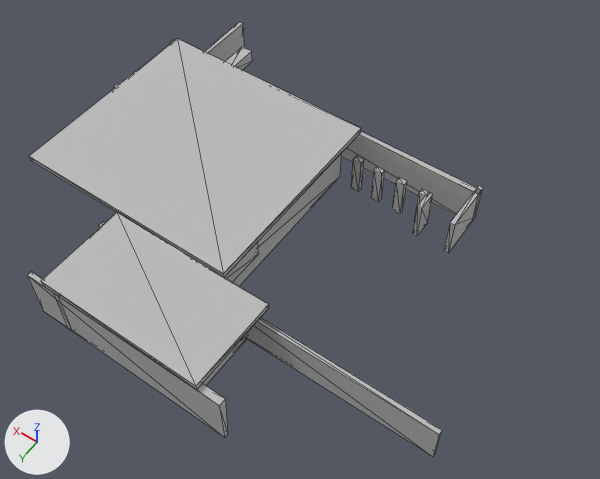
What one commit did to the OBJ model FIT2096 - Week 7/Assets/Meshes/level.obj.
The view is the same before and after, from a 50 mm camera at (-38.8, 26.1, 71.6) aimed at (-6.6, -19.0, 0.8). The axes (+X, +Y, +Z) are drawn at lower left. The lights are the same throughout. Mesh edges are drawn as thin lines. Where no turn or scale is listed for an object, it has been applied to the vertices. Vertices at the same position are counted once.

Names of what the first picture shows: 'level'.
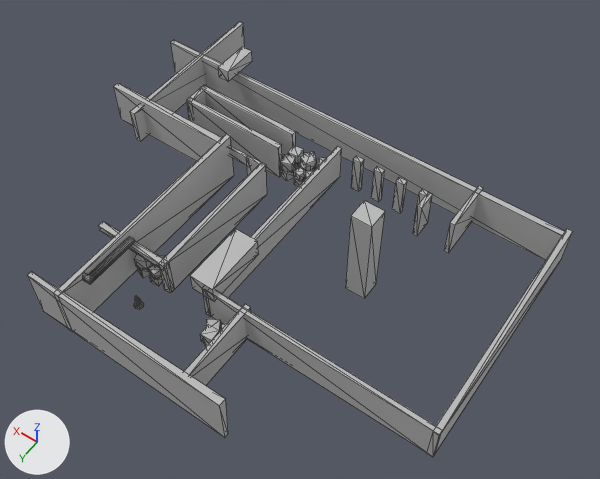
Changed parts and their boxes [x1, y1, x2, y2] in the pictures (600 x 479 px; the box of a moved part takes in the faces that stretch with it):
'level', reshaped (20% wider): before [27, 22, 483, 457]; after [27, 22, 573, 457]
part 1 of me_level, added: after [426, 229, 573, 457]
part 2 of me_level, added: after [345, 200, 385, 299]
part 3 of me_level, added: after [134, 301, 144, 309]
part 4 of me_level, deleted: before [41, 212, 269, 390]
part 5 of me_level, deleted: before [29, 39, 361, 277]
part 6 of me_level, moved or reshaped: before [170, 40, 479, 215]; after [170, 40, 565, 260]

What changed in the scene script:
```text
Change me_level:
    where me_level.from_pydata(...)  # 506 vertices, 696 faces; spans x -30.5..23.5, y -41.4..3.2, z -1.4..6.7
    used by ob_level; location = (0.0, 0.0, 0.0)
    verts and faces of me_level; kept vertices keep their numbers, new ones are numbered from 506
    before: 258 (-20.1, -33.7, -0.7) at pixel (474, 218), 260 (-20.1, -33.7, 4.1) at pixel (481, 190), 262 (-20.1, -33.0, 4.1) at pixel (478, 194), 264 (-20.1, -33.0, -0.7) at pixel (471, 222)
    me_level part 1: a new loose piece, a box spanning x -30.54..-29.88, y -34.16..-6.31, z -0.5..4.1, in mat_initialshadinggroup (grey #bcbcbc)
    me_level part 2: a new loose piece, a box spanning x -14.9..-12.4, y -21.9..-19.4, z -4.0..8.5, in mat_initialshadinggroup (grey #bcbcbc)
    me_level part 3: a new loose piece, a 15-sided cylinder along z spanning x 1.754..2.748, y -3.387..-2.394, z 0.0..0.03, in mat_initialshadinggroup (grey #bcbcbc)
    me_level part 4: the loose piece of 8 vertices spanning x -11.4..7.9, y -7.3..3.2, z 6.1..6.7 is deleted
    me_level part 5: the loose piece of 8 vertices spanning x -5.8..21.0, y -31.8..-7.5, z 6.1..6.7 is deleted
    me_level part 6
    add for i in [258, 260, 262, 264]: verts[i] += (-9.9, 0.0, 0.0)
```
